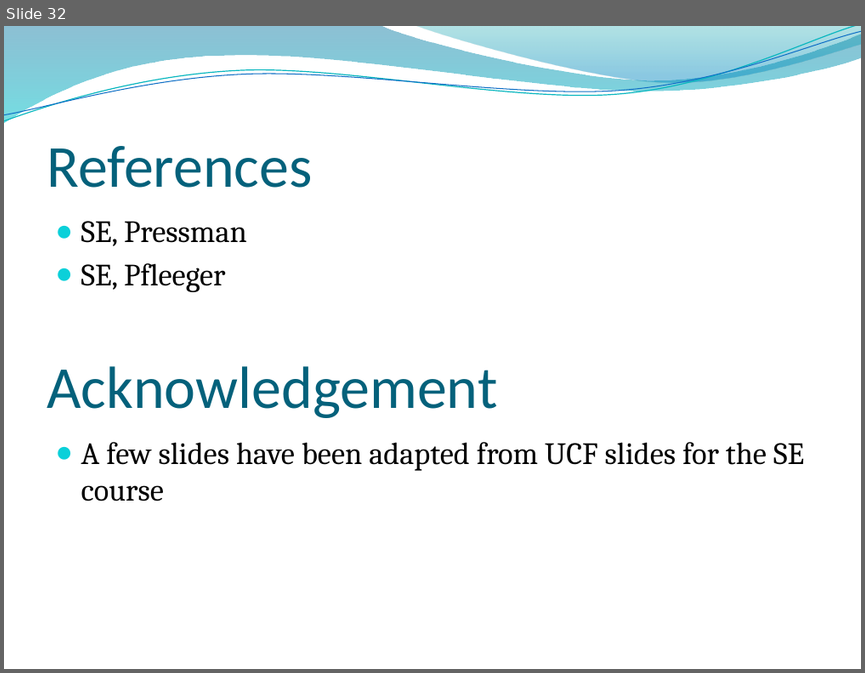
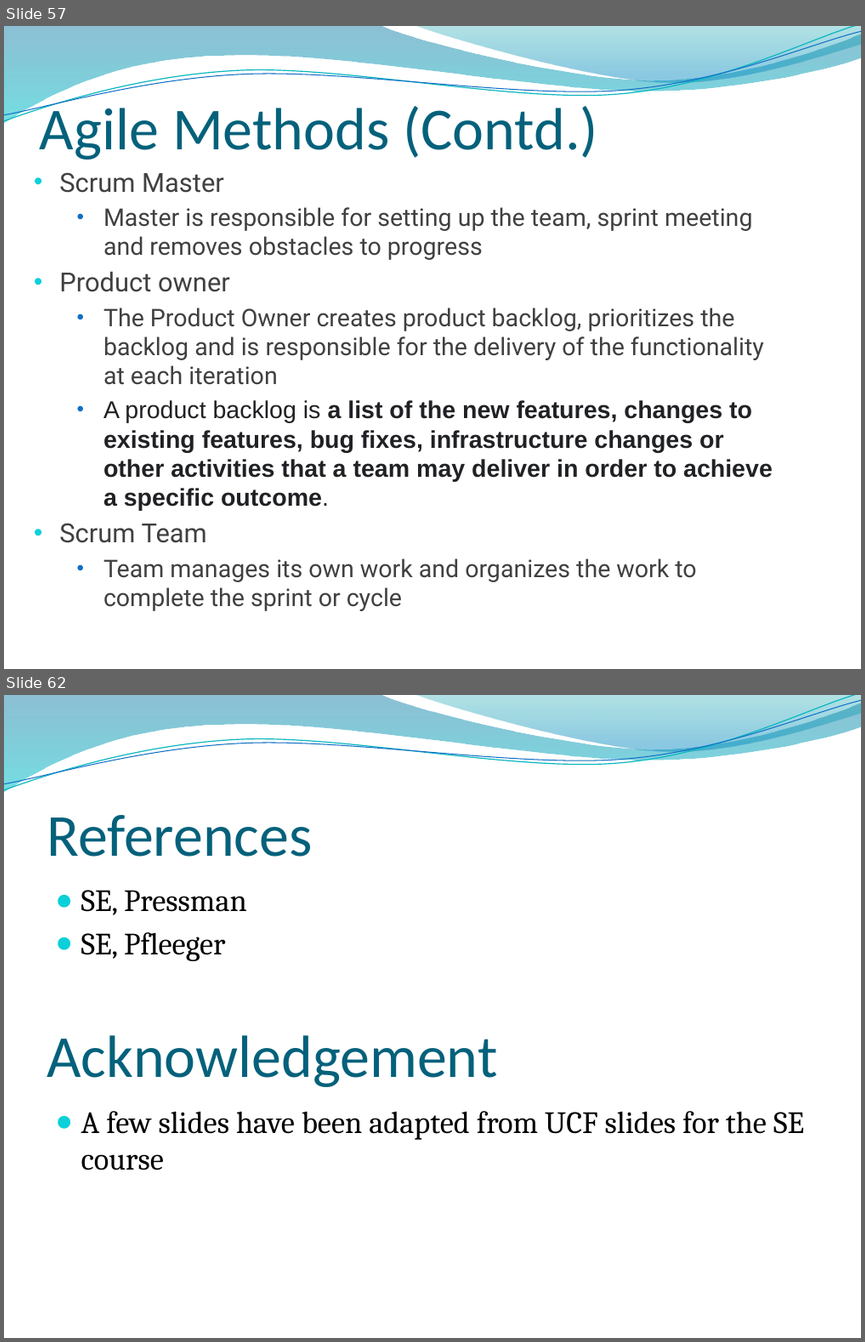
Before and after one commit to abdulsaboor938/Semester-4, a slide deck: Software Engineering/Slides/Lecture 3-4 Software Process Models 20200926 A.pptx. Shown one above the other, each under a label of ours: slide 32 before the commit, slides 57 and 62 after it; the slides between them are not shown. The pictures are 865x673 and 865x1342 pixels, drawn with LibreOffice and Linux fonts; fonts in the diff are those of the drawing; background and template pictures are left out. Boxes give left, top, right and bottom in pixels: in the first picture for what was removed or moved away, otherwise in the second. Text is boxed around its words. In the diff, an @@ line names an element or a change of style, - is before the commit and + after.

```diff
--- a/Software Engineering/Slides/Lecture 3-4 Software Process Models 20200926 A.pptx
+++ b/Software Engineering/Slides/Lecture 3-4 Software Process Models 20200926 A.pptx
@@ slide 57 added at bbox=[4, 26, 861, 669], background picture (left out); not listed: 4 template elements that a slide beside it also shows @@
@@ title added at bbox=[40, 100, 598, 159], 50 pt, text #04617B @@
+Agile Methods (Contd.)
@@ text added at bbox=[59, 172, 772, 611], 20.4 pt, text #404040 @@
+• Scrum Master
+  • Master is responsible for setting up the team, sprint meeting and removes obstacles to progress
+• Product owner
+  • The Product Owner creates product backlog, prioritizes the backlog and is responsible for the delivery of the functionality at each iteration
+  • A product backlog is a list of the new features, changes to existing features, bug fixes, infrastructure changes or other activities that a team may deliver in order to achieve a specific outcome.
+• Scrum Team
+  • Team manages its own work and organizes the work to complete the sprint or cycle
@@ what was slide 32 is now slide 62 @@
```
Also in this commit, not shown: 29 other slides added, 13 other files.
